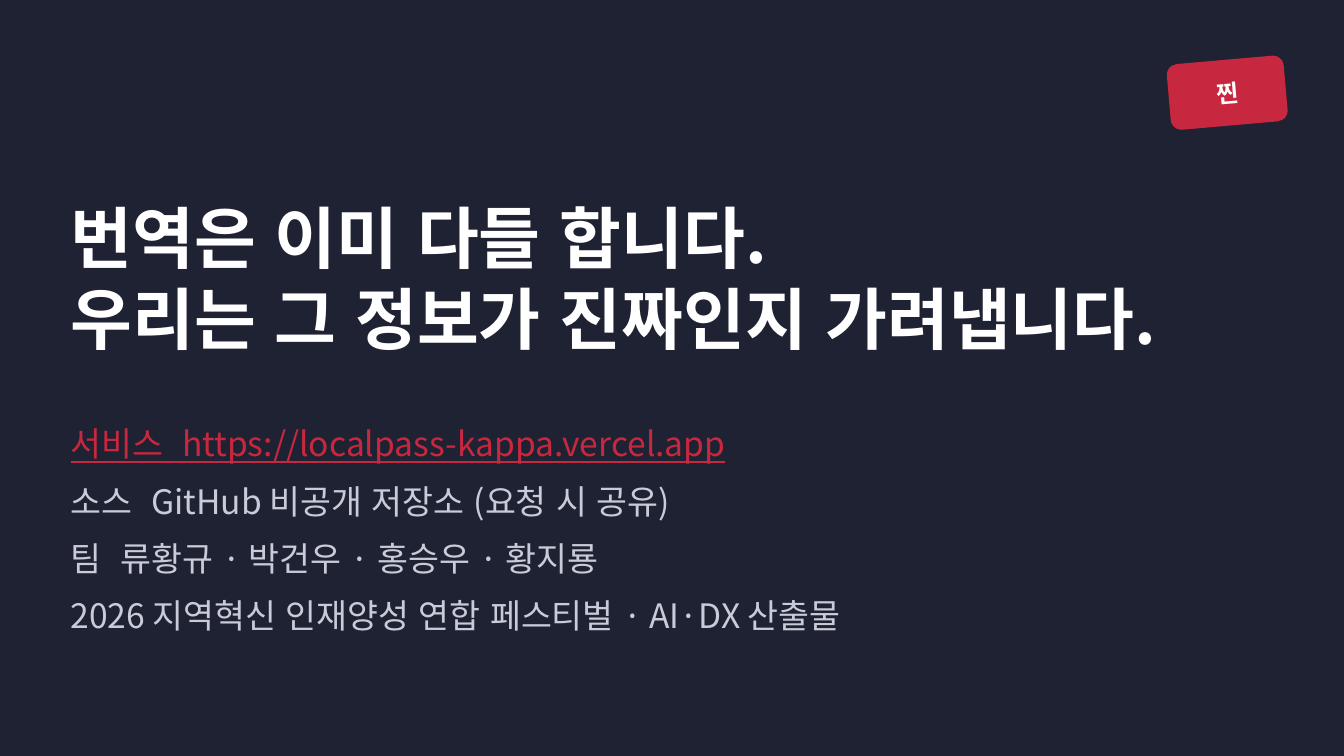
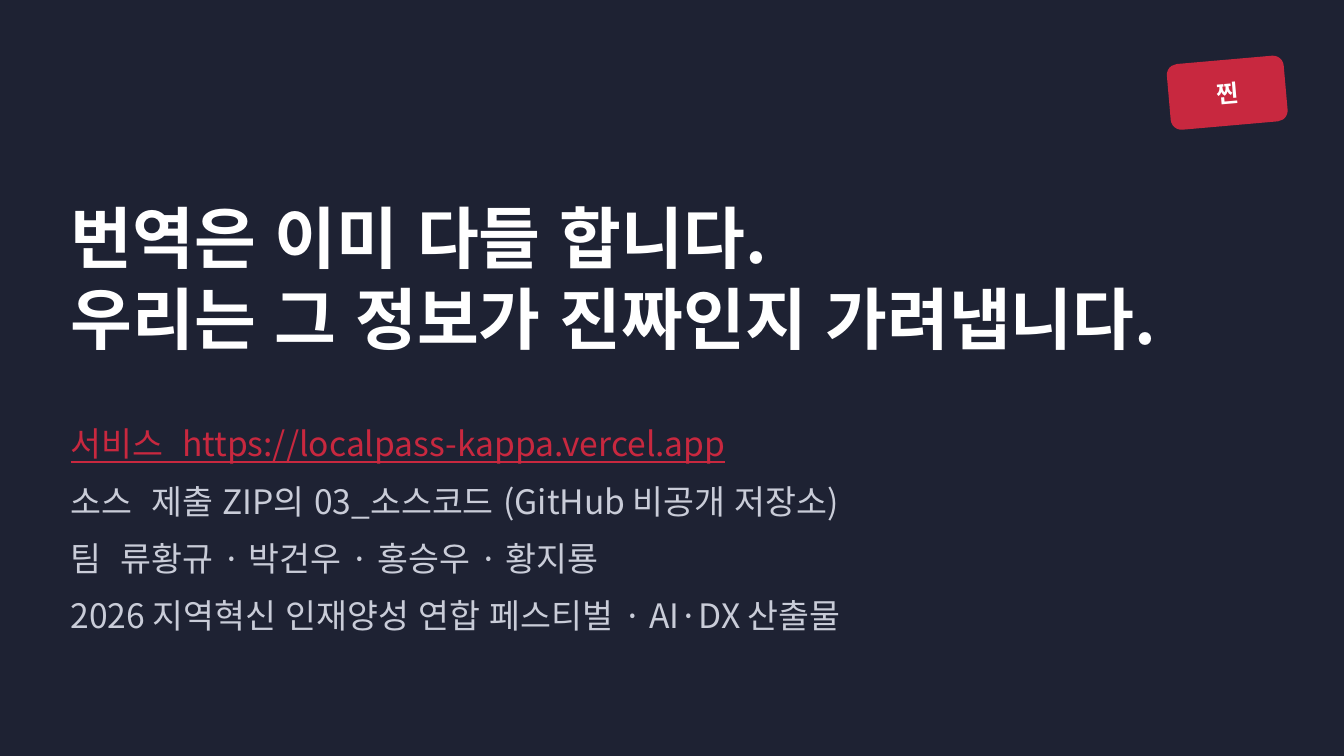
Before and after one commit to 55wind/localpass, a slide deck: slide 20 of docs/LocalPass_기능명세서.pptx (slide 26 before the commit). Drawn at 1344x756 pixels with LibreOffice and Linux fonts; fonts in the diff are those of the drawing. Boxes give left, top, right and bottom in pixels: in the first picture for what was removed or moved away, otherwise in the second. Text is boxed around its words. In the diff, an @@ line names an element or a change of style, - is before the commit and + after.

```diff
--- a/docs/LocalPass_기능명세서.pptx
+++ b/docs/LocalPass_기능명세서.pptx
@@ text at (x1=71, y1=486, x2=839, y2=521): text changed @@
-소스 GitHub 비공개 저장소 (요청 시 공유)
+소스 제출 ZIP의 03_소스코드 (GitHub 비공개 저장소)
```
Also in this commit, not shown: 5 other slides changed, 6 slides removed, 8 other files.
